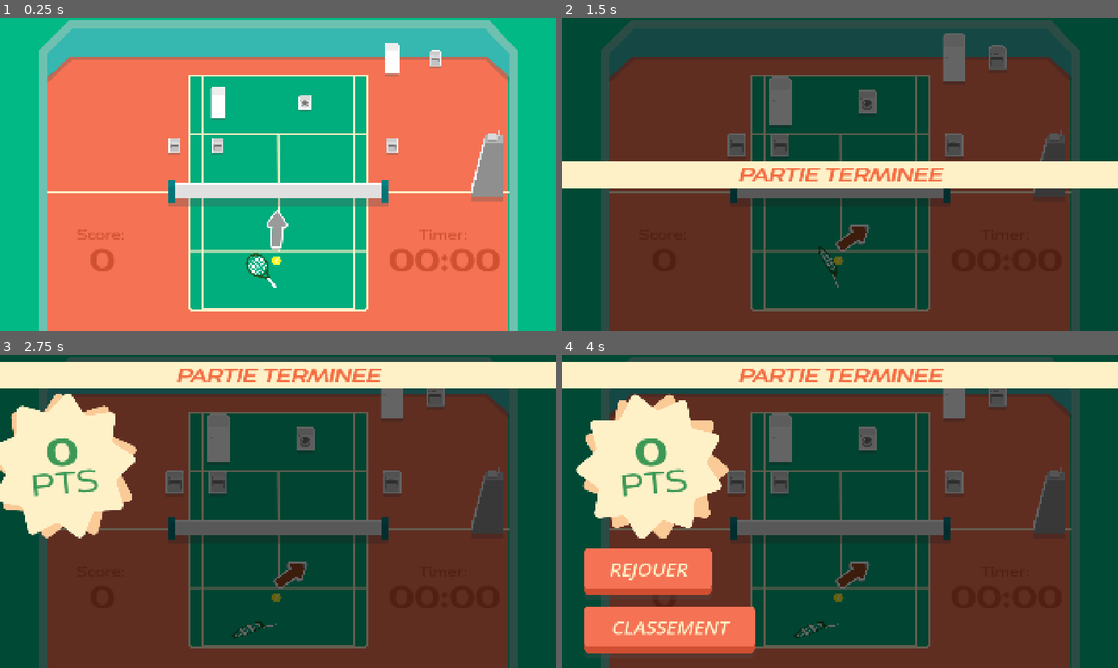
Above: before the commit, frames 1-4 (two rows, left to right).
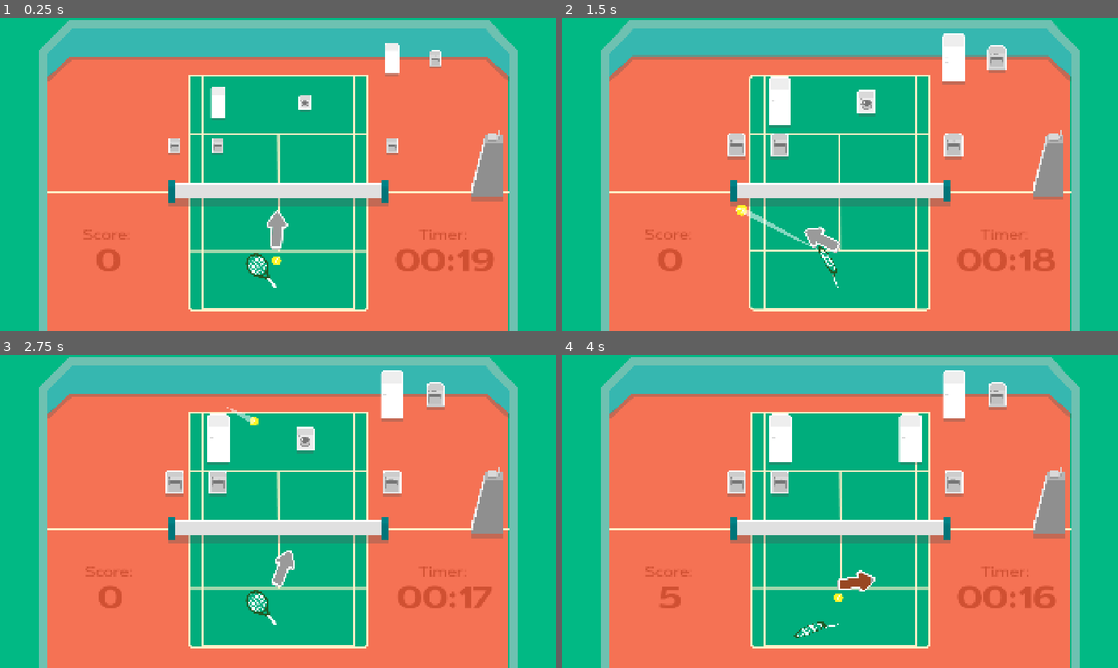
Above: after the commit, the same moments.

Repository: VeryKoolGames/ace_electromenager
Game: Godot game, scene res://Assets/Scenes/Main/main.tscn
Same seed, same stepped clock (60 frames per second), same inputs: the game is played once before the commit and once after it. The engine's default icon, where the game draws it, is replaced by a stand-in: a white triangle on a blue panel in a dark square.
Inputs (mouse positions are in pixels of both pictures, inside the frame that each line leads up to):
- Up to frame 1 (0.25 s): no input
- Up to frame 2 (1.5 s): move the mouse to (962, 158) at 0.52 s; press the mouse at (962, 158) at 0.53 s; move the mouse to (728, 190) at 1.27 s; release the mouse at (728, 190) at 1.28 s; click (728, 190) at 1.35 s
- Up to frame 3 (2.75 s): move the mouse to (333, 442) at 2.02 s; press the mouse at (333, 442) at 2.03 s
- Up to frame 4 (4 s): move the mouse to (812, 574) at 2.77 s; release the mouse at (812, 574) at 2.78 s; click (812, 574) at 2.85 s; move the mouse to (1006, 558) at 3.52 s; press the mouse at (1006, 558) at 3.53 s

The runs differ from the first frame. In frame 1, 1.1% of the frame differs, in the area x 13-90%, y 67-81%; in frame 2, 100%; in frame 3, 100%, in the area x 0-100%, y 0-100%; in frame 4, 95%.

Commit message:
added player save system + backend to save score

Diff:
--- a/Assets/Scenes/Main/main.tscn
+++ b/Assets/Scenes/Main/main.tscn
@@ -340,6 +340,7 @@
 vertical_alignment = 1
 
 [node name="Timer" type="Timer" parent="GameUI/ScoreAndTimerContainer/GameTimerManager"]
+wait_time = 20.0
 one_shot = true
 
 [node name="EndGameUI" type="Control" parent="."]
@@ -556,6 +557,15 @@
 horizontal_alignment = 1
 vertical_alignment = 1
 
+[node name="ErrorLabel" type="Label" parent="EndGameUI/SaveScorePopUp/Panel/MarginContainer/VBoxContainer"]
+visible = false
+layout_mode = 2
+theme_override_colors/font_color = Color(1, 0.160784, 0, 1)
+theme_override_fonts/font = ExtResource("5_o5d14")
+text = "L'email et le pseudonyme doivent être remplies"
+horizontal_alignment = 1
+vertical_alignment = 1
+
 [node name="HBoxContainer" type="HBoxContainer" parent="EndGameUI/SaveScorePopUp/Panel/MarginContainer/VBoxContainer"]
 layout_mode = 2
 theme_override_constants/separation = 150
@@ -566,7 +576,7 @@
 theme_override_font_sizes/font_size = 32
 text = "Email"
 
-[node name="LineEdit" type="LineEdit" parent="EndGameUI/SaveScorePopUp/Panel/MarginContainer/VBoxContainer/HBoxContainer"]
+[node name="EmailLineEdit" type="LineEdit" parent="EndGameUI/SaveScorePopUp/Panel/MarginContainer/VBoxContainer/HBoxContainer"]
 z_index = 100
 custom_minimum_size = Vector2(400, 0)
 layout_mode = 2
@@ -582,7 +592,7 @@
 theme_override_font_sizes/font_size = 32
 text = "Nom"
 
-[node name="LineEdit" type="LineEdit" parent="EndGameUI/SaveScorePopUp/Panel/MarginContainer/VBoxContainer/HBoxContainer2"]
+[node name="NameLineEdit" type="LineEdit" parent="EndGameUI/SaveScorePopUp/Panel/MarginContainer/VBoxContainer/HBoxContainer2"]
 z_index = 100
 custom_minimum_size = Vector2(400, 0)
 layout_mode = 2
@@ -609,6 +619,37 @@
 [node name="CancelButton" type="Button" parent="EndGameUI/SaveScorePopUp/Panel/VBoxContainer"]
 layout_mode = 2
 text = "Annuler"
+
+[node name="Label" type="Label" parent="EndGameUI/SaveScorePopUp/Panel"]
+visible = false
+layout_mode = 1
+anchors_preset = 15
+anchor_right = 1.0
+anchor_bottom = 1.0
+grow_horizontal = 2
+grow_vertical = 2
+theme_override_fonts/font = ExtResource("5_o5d14")
+theme_override_font_sizes/font_size = 32
+text = "Merci, ton score a bien été enregistré"
+horizontal_alignment = 1
+vertical_alignment = 1
+
+[node name="AlreadyRegisteredLabel" type="Label" parent="EndGameUI/SaveScorePopUp/Panel"]
+visible = false
+layout_mode = 1
+anchors_preset = 15
+anchor_right = 1.0
+anchor_bottom = 1.0
+grow_horizontal = 2
+grow_vertical = 2
+theme_override_fonts/font = ExtResource("5_o5d14")
+theme_override_font_sizes/font_size = 32
+text = "Tu es deja enregistré en tant que blabla veut tu peux enregistrer ton score ou créer un nouveau pseudo"
+horizontal_alignment = 1
+vertical_alignment = 1
+autowrap_mode = 2
+
+[node name="HTTPRequest" type="HTTPRequest" parent="EndGameUI/SaveScorePopUp"]
 
 [node name="AnimationPlayer" type="AnimationPlayer" parent="EndGameUI"]
 libraries = {
--- a/Assets/Scripts/Globals/save_system.gd
+++ b/Assets/Scripts/Globals/save_system.gd
@@ -1,11 +1,84 @@
 extends Node
 
+# Player data structure
+var player_data = {
+	"email": "",
+	"pseudo": "",
+	"save_date": ""
+}
 
-# Called when the node enters the scene tree for the first time.
-func _ready() -> void:
-	pass # Replace with function body.
+# File path for saving player data
+const SAVE_FILE_PATH = "user://player_data.save"
 
+# Called when the node enters the scene tree for the first time
+func _ready():
+	# Try to load existing player data when the game starts
+	load_player_from_disc()
 
-# Called every frame. 'delta' is the elapsed time since the previous frame.
-func _process(delta: float) -> void:
-	pass
+func save_player_on_disc(email: String, pseudo: String):
+	player_data.email = email
+	player_data.pseudo = pseudo
+	player_data.save_date = Time.get_datetime_string_from_system()
+
+	var save_file = FileAccess.open(SAVE_FILE_PATH, FileAccess.WRITE)
+	if save_file == null:
+		print("Error: Could not create save file")
+		return false
+
+	var json_string = JSON.stringify(player_data)
+	save_file.store_string(json_string)
+	save_file.close()
+
+	print("Player data saved successfully!")
+	print("Email: ", email, " | Pseudo: ", pseudo)
+	return true
+
+func load_player_from_disc():
+	if not FileAccess.file_exists(SAVE_FILE_PATH):
+		print("No save file found - new player")
+		return false
+
+	var save_file = FileAccess.open(SAVE_FILE_PATH, FileAccess.READ)
+	if save_file == null:
+		print("Error: Could not open save file")
+		return false
+
+	var json_string = save_file.get_as_text()
+	save_file.close()
+
+	var json = JSON.new()
+	var parse_result = json.parse(json_string)
+
+	if parse_result != OK:
+		print("Error: Could not parse save file")
+		return false
+
+	# Load the data
+	var loaded_data = json.data
+	if loaded_data.has("email") and loaded_data.has("pseudo"):
+		player_data = loaded_data
+		print("Player data loaded successfully!")
+		print("Email: ", player_data.email, " | Pseudo: ", player_data.pseudo)
+		print("Last saved: ", player_data.get("save_date", "Unknown"))
+		return true
+	else:
+		print("Error: Invalid save file format")
+		return false
+
+# Get current player data
+func get_player_data():
+	return player_data
+
+func has_saved_player():
+	return FileAccess.file_exists(SAVE_FILE_PATH) and player_data.email != "" and player_data.pseudo != ""
+
+# Clear player data (for logout/reset)
+func clear_player_data():
+	player_data.email = ""
+	player_data.pseudo = ""
+	player_data.save_date = ""
+
+	# Optionally delete the save file
+	if FileAccess.file_exists(SAVE_FILE_PATH):
+		DirAccess.remove_absolute(SAVE_FILE_PATH)
+		print("Player data cleared")
--- a/Assets/Scripts/Managers/score_manager.gd
+++ b/Assets/Scripts/Managers/score_manager.gd
@@ -1,4 +1,5 @@
 extends Node
+class_name ScoreManager
 
 var has_scored_recently := false
 var current_score := 0
--- a/Assets/Scripts/UI/end_game_ui.gd
+++ b/Assets/Scripts/UI/end_game_ui.gd
@@ -1,7 +1,7 @@
 extends Control
 
 @onready var animation_player: AnimationPlayer = $AnimationPlayer
-@onready var score_manager: VBoxContainer = $"../GameUI/ScoreAndTimerContainer/ScoreManager"
+@onready var score_manager: ScoreManager = $"../GameUI/ScoreAndTimerContainer/ScoreManager"
 @onready var score_label: RichTextLabel = $Star/ScoreLabel
 
 
@@ -9,6 +9,7 @@
 	Events.on_game_timer_ended.connect(on_game_ended)
 
 func on_game_ended() -> void:
+	PlayerData.score = score_manager.current_score
 	score_label.text = "[b]%d[/b]\nPTS" % score_manager.current_score
 	show()
 	animation_player.play("end_game_enter")
--- a/Assets/Scripts/UI/save_score_pop_up.gd
+++ b/Assets/Scripts/UI/save_score_pop_up.gd
@@ -1,11 +1,61 @@
 extends Control
 
+@onready var save_button: Button = $Panel/VBoxContainer/SaveButton
+@onready var cancel_button: Button = $Panel/VBoxContainer/CancelButton
+@onready var email_line_edit: LineEdit = $Panel/MarginContainer/VBoxContainer/HBoxContainer/EmailLineEdit
+@onready var name_line_edit: LineEdit = $Panel/MarginContainer/VBoxContainer/HBoxContainer2/NameLineEdit
+@onready var http_request: HTTPRequest = $HTTPRequest
 
-# Called when the node enters the scene tree for the first time.
+@onready var margin_container: MarginContainer = $Panel/MarginContainer
+@onready var v_box_container: VBoxContainer = $Panel/VBoxContainer
+@onready var label: Label = $Panel/Label
+@onready var error_label: Label = $Panel/MarginContainer/VBoxContainer/ErrorLabel
+@onready var already_registered_label: Label = $Panel/AlreadyRegisteredLabel
+
+var email: String
+var pseudo: String
+
 func _ready() -> void:
-	pass # Replace with function body.
+	save_button.pressed.connect(on_save_button_pressed)
+	cancel_button.pressed.connect(on_cancel_button_pressed)
+	http_request.request_completed.connect(_on_request_completed)
+	if SaveSystem.has_saved_player():
+		show_already_registered_screen()
 
+func show_already_registered_screen() -> void:
+	margin_container.hide()
+	already_registered_label.text = "Tu es deja enregistré en tant que " + SaveSystem.player_data.get("pseudo") + " tu peux enregistrer ton score ou créer un nouveau pseudo"
+	already_registered_label.show()
 
-# Called every frame. 'delta' is the elapsed time since the previous frame.
-func _process(delta: float) -> void:
-	pass
+func on_save_button_pressed() -> void:
+	email = email_line_edit.text
+	pseudo = name_line_edit.text
+	if SaveSystem.has_saved_player() and not email and not pseudo:
+		email = SaveSystem.player_data.get("email")
+		pseudo = SaveSystem.player_data.get("pseudo")
+	elif not email or not pseudo:
+		error_label.show()
+		return
+	var body := {
+		"email": email,
+		"pseudo": pseudo,
+		"score": PlayerData.score,
+	}
+	email_line_edit.editable = false
+	name_line_edit.editable = false
+	save_button.disabled = true
+	var json = JSON.stringify(body)
+	var headers = ["Content-Type: application/json"]
+	http_request.request("https://niseko-backend.onrender.com/save_player", headers, HTTPClient.METHOD_POST, json)
+
+func _on_request_completed(result, response_code, headers, body):
+	if response_code == 200:
+		var data = JSON.parse_string(body.get_string_from_utf8())
+		margin_container.hide()
+		v_box_container.hide()
+		label.show()
+		already_registered_label.hide()
+		SaveSystem.save_player_on_disc(email, pseudo)
+
+func on_cancel_button_pressed() -> void:
+	queue_free()
--- /dev/null
+++ b/player_data.gd
@@ -0,0 +1,5 @@
+extends Node
+
+var score := 0
+var email := ""
+var pseudo := ""
--- a/project.godot
+++ b/project.godot
@@ -20,6 +20,8 @@
 Events="*res://Assets/Scripts/Globals/Events.gd"
 GameState="*res://Assets/Scripts/Globals/GameState.gd"
 OrientationManager="*res://Assets/Scripts/Responsive/orientation_manager.gd"
+SaveSystem="*res://Assets/Scripts/Globals/save_system.gd"
+PlayerData="*res://player_data.gd"
 
 [display]
 
Not shown, added: player_data.gd.uid
